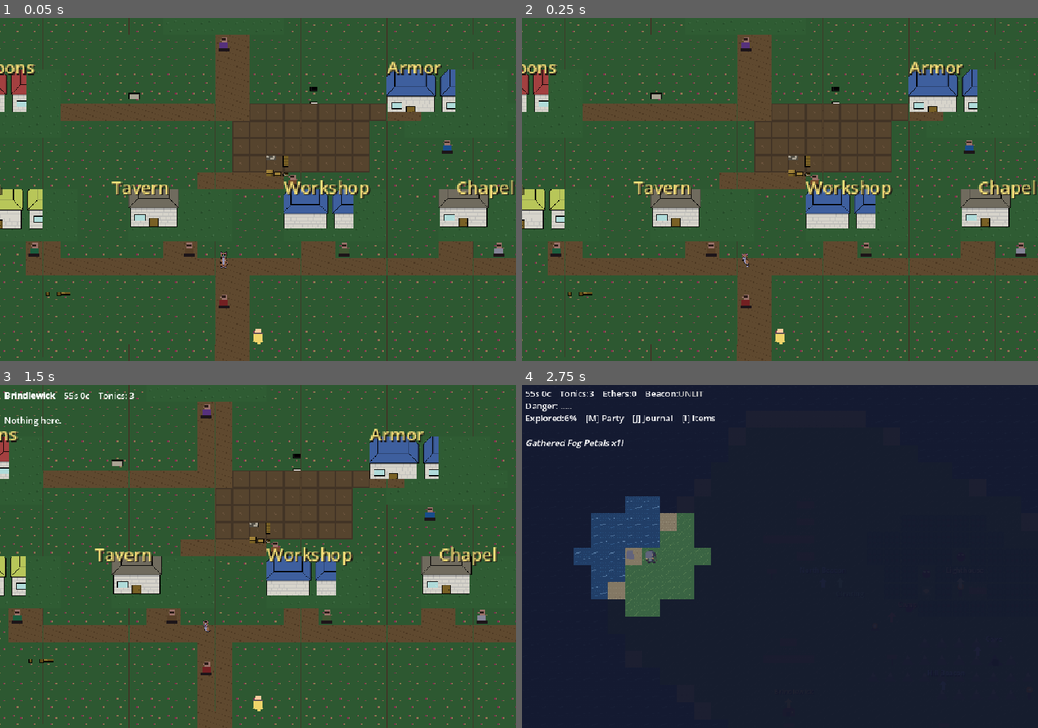
Above: before the commit, frames 1-4 (two rows, left to right).
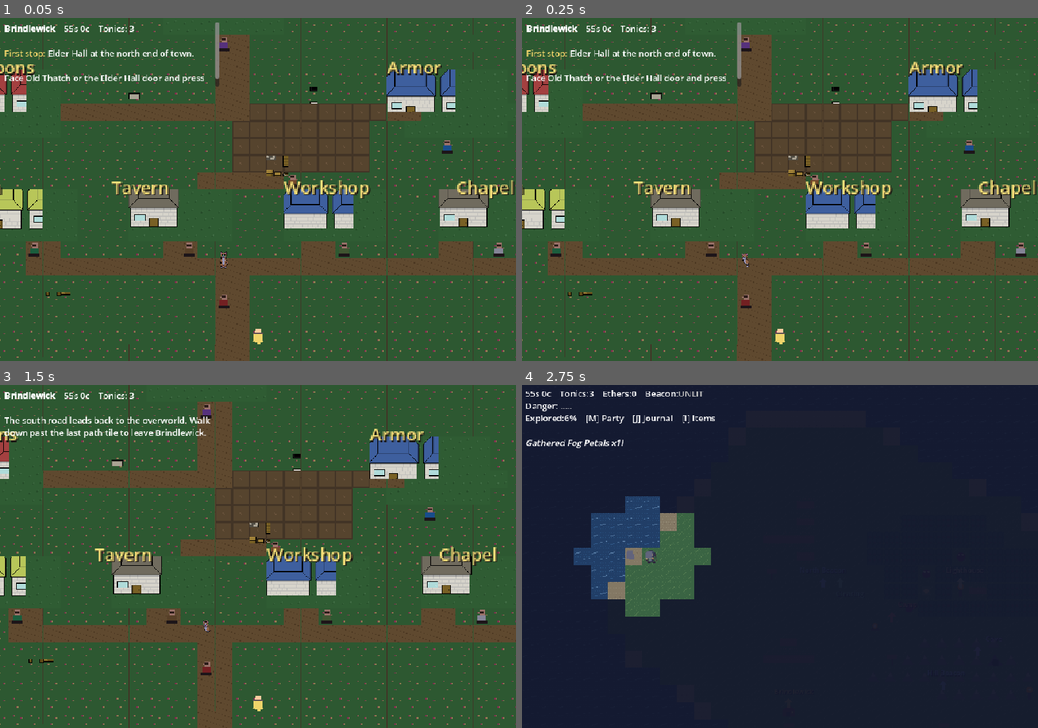
Above: after the commit, the same moments.

Repository: wink-/lanternhouse
Game: Godot game, scene res://scenes/town/town.tscn
Same seed, same stepped clock (60 frames per second), same inputs: the game is played once before the commit and once after it. This scene is started directly instead of the project's main scene.
Inputs:
- Up to frame 1 (0.05 s): no input
- Up to frame 2 (0.25 s): no input
- Up to frame 3 (1.5 s): tap Enter at 0.5 s; hold D (move_right) 0.53-1.28 s; tap E (interact) at 0.6, 1.35 s; tap Space at 0.77, 1.25 s; hold S (move_down) from 1.28 s (still down)
- Up to frame 4 (2.75 s): tap Space at 1.52 s; tap Enter at 2 s; release S (move_down) at 2.03 s; hold D (move_right) from 2.03 s (still down); tap 1 at 2.1 s; tap E (interact) at 2.3 s

The runs differ from the first frame. In frame 1, 1.1% of the frame differs, in the area x 0-43%, y 1-21%; in frame 2, 1.1%; in frame 3, 0.7%; in frame 4, nothing differs.

Commit message:
Polish first route guidance

Diff:
--- /dev/null
+++ b/scenes/dev/smoke_first_route_guidance.tscn
@@ -0,0 +1,6 @@
+[gd_scene load_steps=2 format=3]
+
+[ext_resource type="Script" path="res://scripts/dev/smoke_first_route_guidance.gd" id="1_smoke"]
+
+[node name="SmokeFirstRouteGuidance" type="Node"]
+script = ExtResource("1_smoke")
--- a/scripts/data/quests.gd
+++ b/scripts/data/quests.gd
@@ -30,7 +30,7 @@
 			"name": "The Dead Wick",
 			"description": "The lighthouse beacon has gone dark. The elder asks you to relight it and push back the fog.",
 			"objective": "Relight the dead lighthouse wick east of Brindlewick.",
-			"hint": "Leave Brindlewick by the south road, follow the shore path east, then turn north toward the lighthouse tower.",
+			"hint": "Leave Brindlewick by the south road. On the overworld, follow the dirt path east, then turn north when you see the Lighthouse marker.",
 			"turn_in": "Return to Old Thatch in Brindlewick.",
 			"story_act": 1,
 			"giver": "elder",
@@ -39,7 +39,7 @@
 			"reward_gold": 75,
 			"reward_xp": 15,
 			"dialogue_start": "The lighthouse beacon went out three nights ago. The fog creeps closer each day. Will you relight it?",
-			"event_text": "You strike the dead wick. The lantern catches, then flares across the fog.",
+			"event_text": "You strike the dead wick. The lantern catches, then flares across the fog. Brindlewick's rooftops glimmer far to the west.",
 			"objective_done": "The lighthouse burns again. Return to Old Thatch in Brindlewick for your reward.",
 			"next_breadcrumb": "Next: Speak with Old Thatch again to ask about Mara Venn and the North Forest beacon.",
 			"dialogue_complete": "The light returns! You have done what few would dare. But there is more work ahead...",
@@ -48,13 +48,13 @@
 		},
 		"visit_brindlewick": {
 			"name": "Visit Brindlewick",
-			"description": "Enter Brindlewick village and speak with the Elder.",
+			"description": "Enter Brindlewick village and speak with Old Thatch in Elder Hall.",
 			"giver": "elder",
 			"type": "flag",
 			"target": "visited_town",
 			"reward_gold": 50,
 			"reward_xp": 5,
-			"dialogue_start": "Welcome, stranger. You look like you can handle yourself.",
+			"dialogue_start": "Welcome, stranger. Elder Hall stands at the north end of town. Old Thatch is waiting there.",
 			"dialogue_complete": "Good to see you again. The island needs people like you.",
 		},
 		"the_missing_keeper": {
--- /dev/null
+++ b/scripts/dev/smoke_first_route_guidance.gd
@@ -0,0 +1,93 @@
+extends Node
+
+const TownScene := preload("res://scenes/town/town.tscn")
+const OverworldScene := preload("res://scenes/overworld/overworld.tscn")
+const QuestDB := preload("res://scripts/data/quests.gd")
+
+func _ready() -> void:
+	var ok := await _run_first_route_guidance()
+	if ok:
+		print("SMOKE_FIRST_ROUTE_GUIDANCE_OK")
+		get_tree().quit(0)
+	else:
+		push_error("SMOKE_FIRST_ROUTE_GUIDANCE_FAILED")
+		get_tree().quit(1)
+
+func _run_first_route_guidance() -> bool:
+	_reset_state()
+
+	var town := TownScene.instantiate()
+	add_child(town)
+	await get_tree().process_frame
+
+	if not town.dialog.text.contains("First stop"):
+		return false
+	if not town.dialog.text.contains("Elder Hall"):
+		return false
+
+	town.facing = Vector2i.DOWN
+	town._interact()
+	if not town.dialog.text.contains("south road"):
+		return false
+
+	town._accept_next_quest()
+	if not town.dialog.text.contains("Walk south out of town"):
+		return false
+	if not GameData.is_quest_active("the_dead_wick"):
+		return false
+
+	var quest: Dictionary = QuestDB.get_quest("the_dead_wick")
+	if not quest.get("hint", "").contains("Lighthouse marker"):
+		return false
+
+	var overworld := OverworldScene.instantiate()
+	add_child(overworld)
+	await get_tree().process_frame
+
+	var lighthouse_pos: Vector2i = QuestDB.BEACON_POS["lighthouse"]
+	overworld._interact_beacon("lighthouse", lighthouse_pos)
+	if not overworld.hud.text.contains("Route back"):
+		return false
+	if not overworld.hud.text.contains("path west"):
+		return false
+
+	return true
+
+func _reset_state() -> void:
+	GameData.party.clear()
+	GameData._init_party()
+	GameData.gold = 500
+	GameData.tonics = 3
+	GameData.ethers = 0
+	GameData.keeper_marks = 0
+	GameData.harbor_tokens = 0
+	GameData.chapel_script = 0
+	GameData.weapons_bag.clear()
+	GameData.armor_bag.clear()
+	GameData.trade_goods.clear()
+	GameData.equipped_weapon = [-1, -1, -1, -1]
+	GameData.equipped_head = [-1, -1, -1, -1]
+	GameData.equipped_body = [-1, -1, -1, -1]
+	GameData.equipped_accessory = [-1, -1, -1, -1]
+	GameData.overworld_position = Vector2i(14, 19)
+	GameData.overworld_facing = Vector2i.DOWN
+	GameData.cleared_encounters.clear()
+	GameData.visited_town = false
+	GameData.boss_defeated = false
+	GameData.beacon_lit = false
+	GameData.beacon_states.clear()
+	GameData.explored_tiles.clear()
+	GameData.active_quests.clear()
+	GameData.kill_counts.clear()
+	GameData.gather_counts.clear()
+	GameData.crafted_items.clear()
+	GameData.herb_bag.clear()
+	GameData.material_bag.clear()
+	GameData.faction_reputation.clear()
+	GameData.play_time = 0.0
+	GameData.skill_uses.clear()
+	GameData.owned_home = ""
+	GameData.home_upgrades.clear()
+	GameData.home_storage.clear()
+	GameData.wage_timer = 0.0
+	GameData.pending_departures.clear()
--- a/scripts/overworld.gd
+++ b/scripts/overworld.gd
@@ -153,7 +153,7 @@
 
 # Signpost texts — keyed by position string
 const SIGNPOST_TEXTS := {
-	"(24, 21)": "Brindlewick lies west. The lighthouse beacon stands north of this road.",
+	"(24, 21)": "Brindlewick lies west. To reach the lighthouse, follow the eastern road, then turn north at the Lighthouse marker.",
 	"(15, 21)": "Brindlewick Village. The inn offers rest and healing.",
 	"(14, 12)": "Forest of Mournlight. Tread carefully — the trees here are old and watchful.",
 	"(21, 17)": "Mountain Pass. The beacon on the overlook controls access to the peaks.",
@@ -794,6 +794,8 @@
 			var quest: Dictionary = QuestDB.get_quest(quest_id)
 			GameData.active_quests[quest_id]["progress"] = 1
 			msg = "%s\n[color=#f0d46a]%s[/color]" % [quest.get("event_text", msg), quest.get("turn_in", "Return to the Elder in Brindlewick.")]
+			if beacon_name == "lighthouse":
+				msg += "\n[color=#9fc5ff]Route back:[/color] Follow the path west to Brindlewick."
 		_update_hud_with_msg(msg)
 		_check_all_beacons_event()
 	else:
--- a/scripts/town.gd
+++ b/scripts/town.gd
@@ -181,6 +181,7 @@
 			if m["alive"]:
 				m["xp"] += xp
 	_update_player()
+	_show_arrival_hint()
 
 func _load_town_atlas() -> void:
 	if not FileAccess.file_exists(TOWN_ATLAS_PATH):
@@ -753,13 +754,28 @@
 	if npc == "":
 		npc = _building_door_at(pos)
 	if npc == "":
-		_say("Nothing here.")
+		_say(_nothing_here_text(target))
 		return
 
 	_start_npc_interaction(npc)
 
 func _building_door_at(grid: Vector2i) -> String:
 	return BUILDING_DOORS.get(grid, "")
+
+func _nothing_here_text(target: Vector2i) -> String:
+	if target.y < pos.y:
+		return "Nothing responds here.\n\nFace a villager or a labeled doorway, then press Interact. Elder Hall is at the north end of town."
+	if target.y > pos.y:
+		return "The south road leads back to the overworld. Walk down past the last path tile to leave Brindlewick."
+	return "Nothing here.\n\nFace a villager or a building door, then press Interact."
+
+func _show_arrival_hint() -> void:
+	if GameData.is_quest_complete("the_dead_wick") and QuestDB.get_next_story_quest() == "the_missing_keeper":
+		_say("[color=#f0d46a]The lighthouse burns again.[/color]\n\nReturn to Elder Hall at the north end of town and speak with Old Thatch.")
+	elif GameData.is_quest_active("the_dead_wick"):
+		_say("[color=#f0d46a]Current objective:[/color] Relight the lighthouse wick east of Brindlewick.\n\nLeave by walking south out of town, then follow the overworld path east.")
+	elif QuestDB.get_next_story_quest() == "the_dead_wick":
+		_say("[color=#f0d46a]First stop:[/color] Elder Hall at the north end of town.\n\nFace Old Thatch or the Elder Hall door and press Interact.")
 
 func _start_npc_interaction(npc: String) -> void:
 	talking_to = npc
@@ -1734,7 +1750,7 @@
 		lines.append("\n[color=#f0d46a]Objective:[/color] %s" % quest["objective"])
 	if quest.has("hint"):
 		lines.append("[color=#9fc5ff]Hint:[/color] %s" % quest["hint"])
-	lines.append("[color=#888]Press J on the overworld to review your journal.[/color]")
+	lines.append("[color=#888]Walk south out of town to return to the overworld. Press J on the overworld to review your journal.[/color]")
 	return "\n".join(lines)
 
 func _say(msg: String) -> void:
Not shown, changed: docs/SMOKE_TESTS.md
